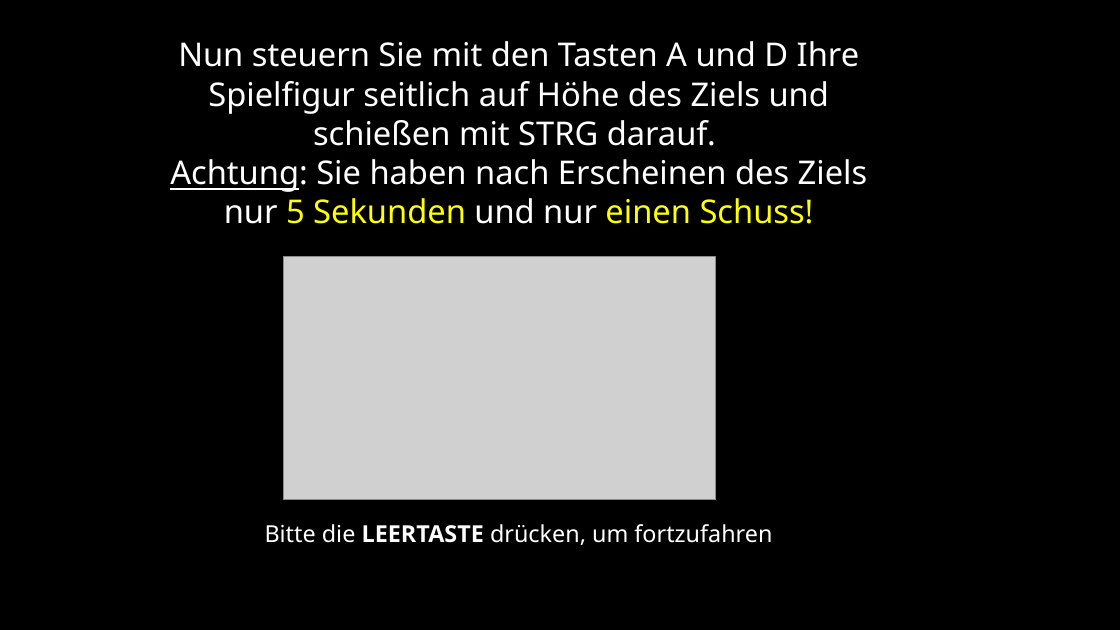
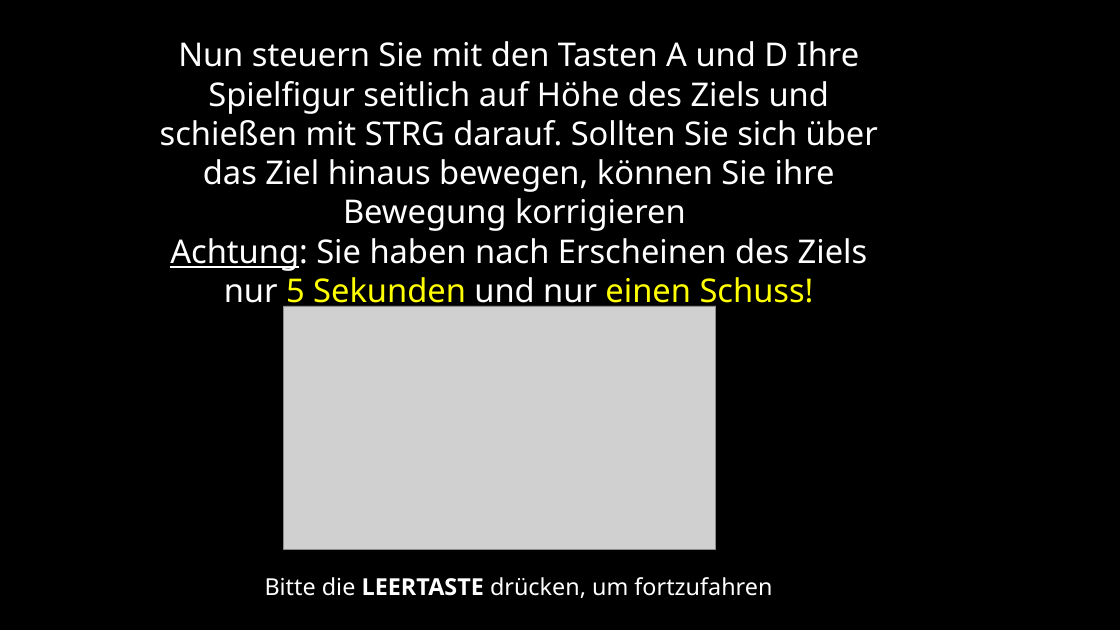
Before and after one commit to sean-mulready/Vizdoom-Scripts, a slide deck: slide 13 of exp_img/instructions.pptx. Drawn at 1120x630 pixels with LibreOffice and Linux fonts; fonts in the diff are those of the drawing; grey boxes stand for pictures. Boxes give left, top, right and bottom in pixels: in the first picture for what was removed or moved away, otherwise in the second. Text is boxed around its words. In the diff, an @@ line names an element or a change of style, - is before the commit and + after.

```diff
--- a/exp_img/instructions.pptx
+++ b/exp_img/instructions.pptx
@@ text at (160, 41, 878, 231): text changed @@
-Nun steuern Sie mit den Tasten A und D Ihre Spielfigur seitlich auf Höhe des Ziels und schießen mit STRG darauf.
+Nun steuern Sie mit den Tasten A und D Ihre Spielfigur seitlich auf Höhe des Ziels und schießen mit STRG darauf. Sollten Sie sich über das Ziel hinaus bewegen, können Sie ihre Bewegung korrigieren
@@ picture: place and size @@
-picture at (284, 257, 717, 500)
+picture at (284, 306, 717, 549)
```
Also in this commit, not shown: 2 other slides changed, 3 other files.
